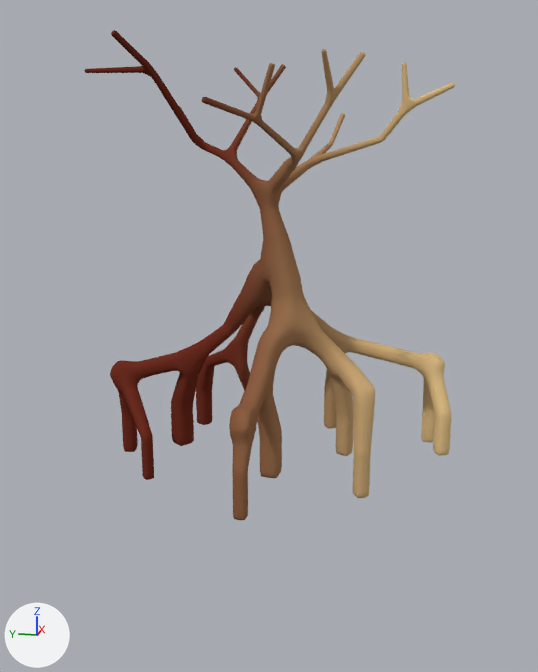
Before and after pictures for a commit that changed the Blender file Assets/Models/Tree.blend.
Camera for both pictures: a 50 mm lens placed at (-45.2, -1.2, 8.2), pointed at (-17.9, 4.3, 1.4). Lighting does not change. The marker at lower left points along +X, +Y and +Z.

Names of what the first picture shows: 'Tree'.
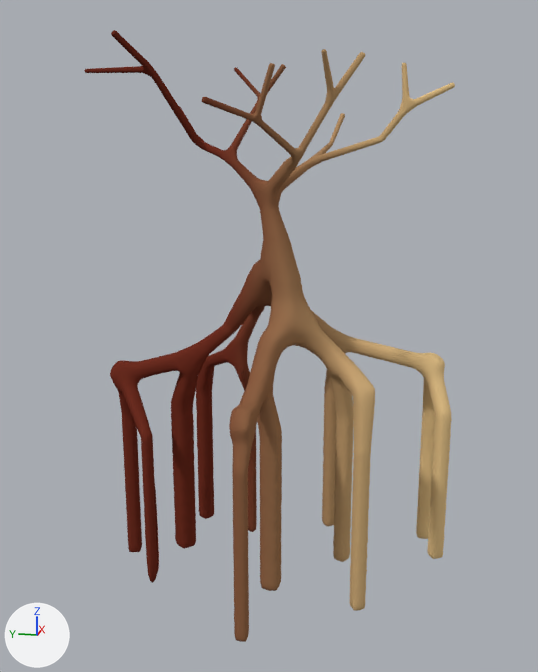
The change in detail:
me_plane is used by ob_tree; location (-17.18, 4.29, -1.97); rotation (1.571, 0.0, 0.0), in degrees (90, 0, 0).
me_plane had 1398 vertices, 1423 faces and spanned x -6.0..4.9, y -2.2..14.2, z -6.6..7.2.
me_plane now has 1711 vertices, 1736 faces and spans x -6.0..4.9, y -6.8..14.2, z -6.6..7.2.
me_plane part 1: 168 vertices added at x -3.2..3.8, y -6.8..-2.1, z 0.1..7.2.
me_plane part 2: 117 vertices added at x -2.8..3.3, y -6.8..-2.1, z -6.3..-0.9.
me_plane part 3: 28 vertices added at x -6.0..-5.5, y -6.4..-2.4, z -0.2..0.3.

Changed parts and their boxes [x1, y1, x2, y2] in the pictures (538 x 672 px):
'Tree', reshaped (25% taller): before [84, 30, 455, 520]; after [84, 30, 455, 642]
part 1 of me_plane, added (brown): after [260, 428, 449, 611]
part 2 of me_plane, added (red): after [124, 425, 257, 583]
part 3 of me_plane, added (brown): after [233, 521, 249, 642]
